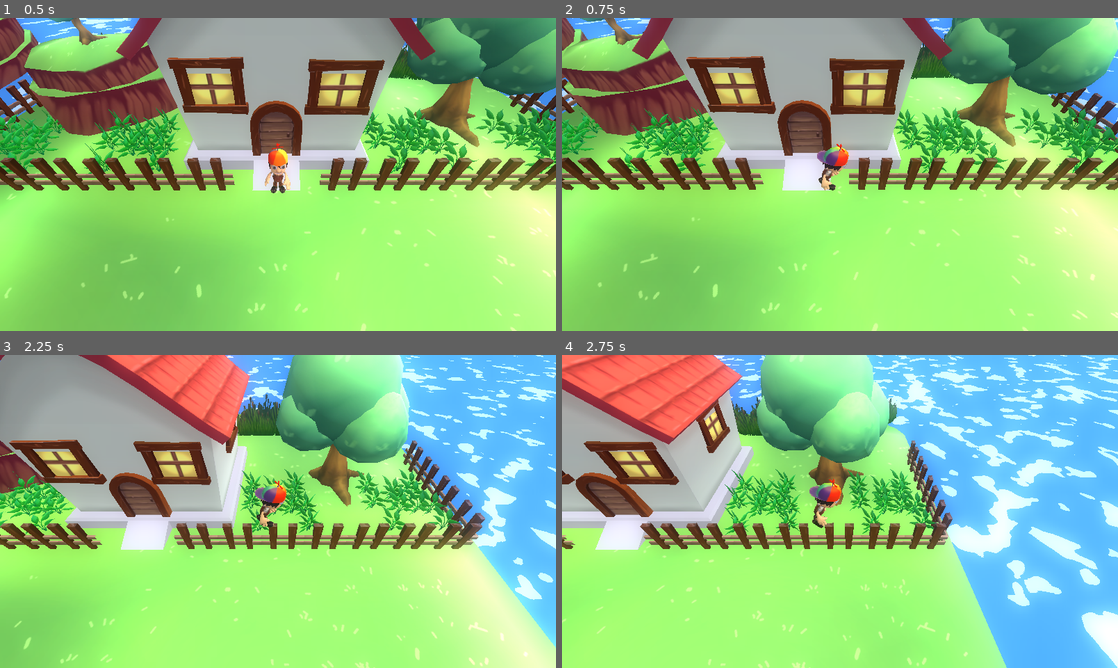
Above: before the commit, frames 1-4 (two rows, left to right).
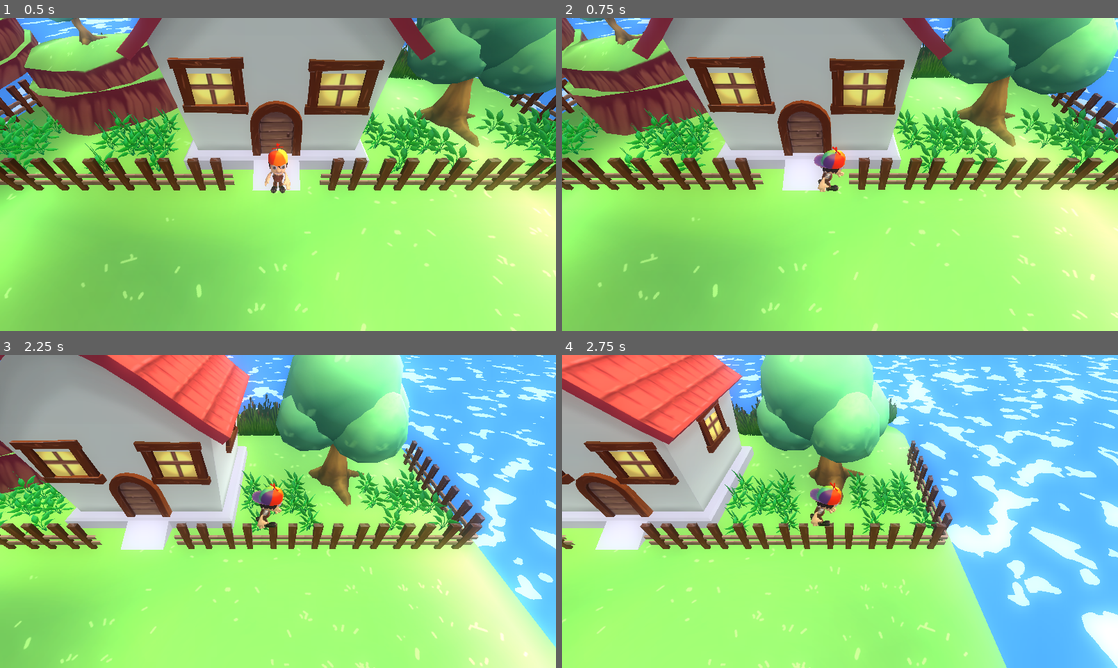
Above: after the commit, the same moments.

Repository: murikistudio/strawberry-scramble
Game: Godot game, scene res://scenes/levels/test.tscn
Two runs of this game, one before a commit and one after it. Both use one fixed random seed, a clock stepped at 60 frames per second and the inputs below.
Inputs (mouse positions are in pixels of both pictures, inside the frame that each line leads up to):
- Up to frame 1 (0.5 s): no input
- Up to frame 2 (0.75 s): move the mouse to (962, 158) at 0.52 s; hold Right (move_right) from 0.53 s (still down); click (962, 158) at 0.67 s
- Up to frame 3 (2.25 s): tap K (jump) at 0.77 s; release Right (move_right) at 1.25 s; drag from (166, 527) to (250, 574) at 1.27 s; move the mouse to (333, 442) at 2.02 s; hold Right (move_right) from 2.03 s (still down)
- Up to frame 4 (2.75 s): keep holding Right (move_right)

Frame 1 is identical in both runs. In frame 2, 0.5% of the frame differs, in the area x 45-52%, y 40-56%; in frame 3, 0.4%; in frame 4, 0.4%.

Commit message:
feat: tornar intervalo dos passos do jogador sensível ao analógico do joystick

Diff:
--- a/scenes/characters/player/player.gd
+++ b/scenes/characters/player/player.gd
@@ -159,6 +159,8 @@
 	var target_vec: Vector3 = global_translation + _get_axis_offset(move_weight)
 	var interp_vec: Vector3 = lerp(global_translation, target_vec, 0.01)
 
+	_anim_player.playback_speed = move_weight.length() if animation["name"] == "run_loop" else animation["speed"]
+
 	if move_weight.length() > 0.1:
 		look_at(interp_vec, Vector3.UP)
 
--- a/scenes/characters/player/states/run.gd
+++ b/scenes/characters/player/states/run.gd
@@ -22,6 +22,8 @@
 
 	_step_time += delta
 
+	step_sound_interval = 0.25 / player.move_weight.length()
+
 	if _step_time >= step_sound_interval:
 		_step_time = 0.0
 		player.play_sfx_step()
